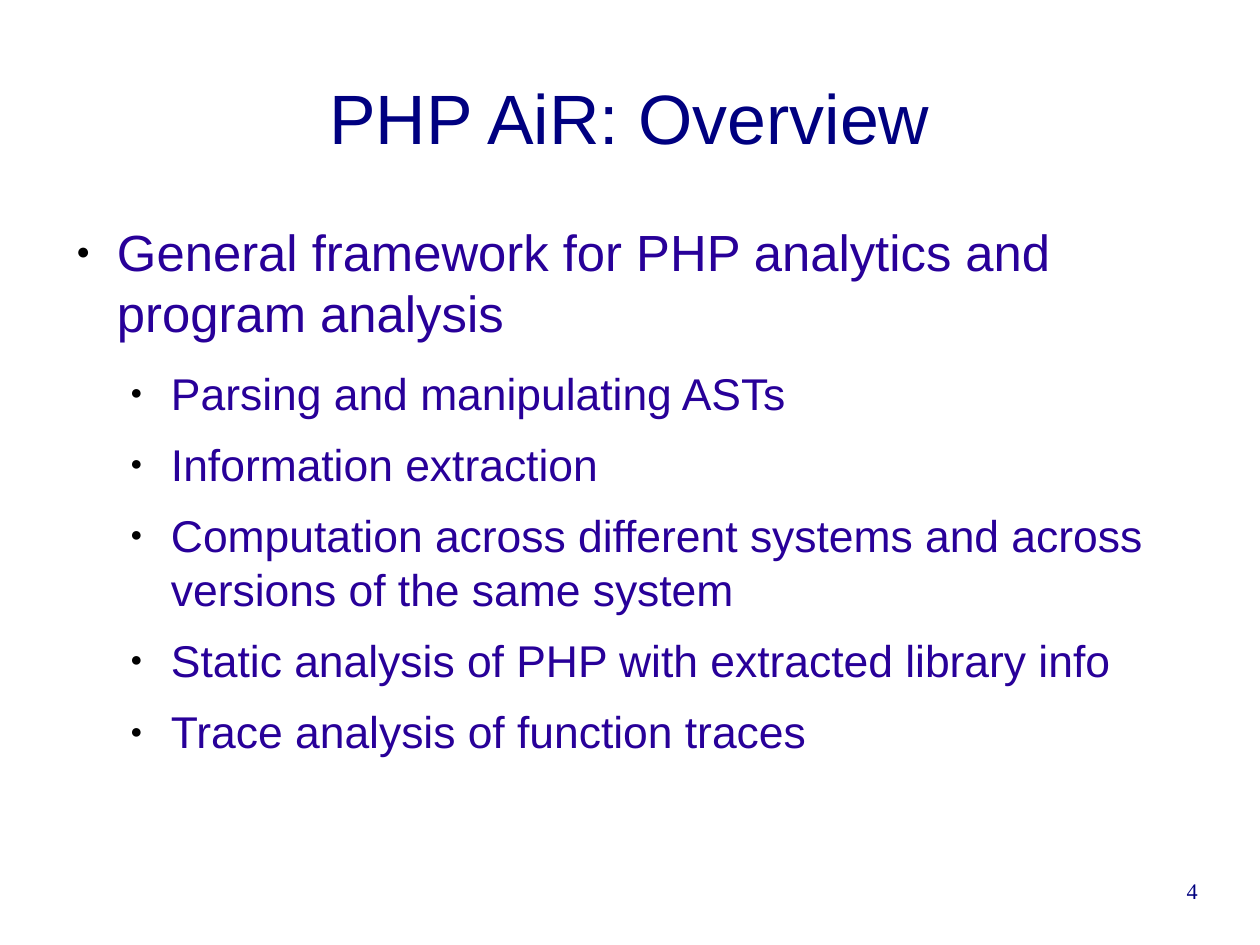
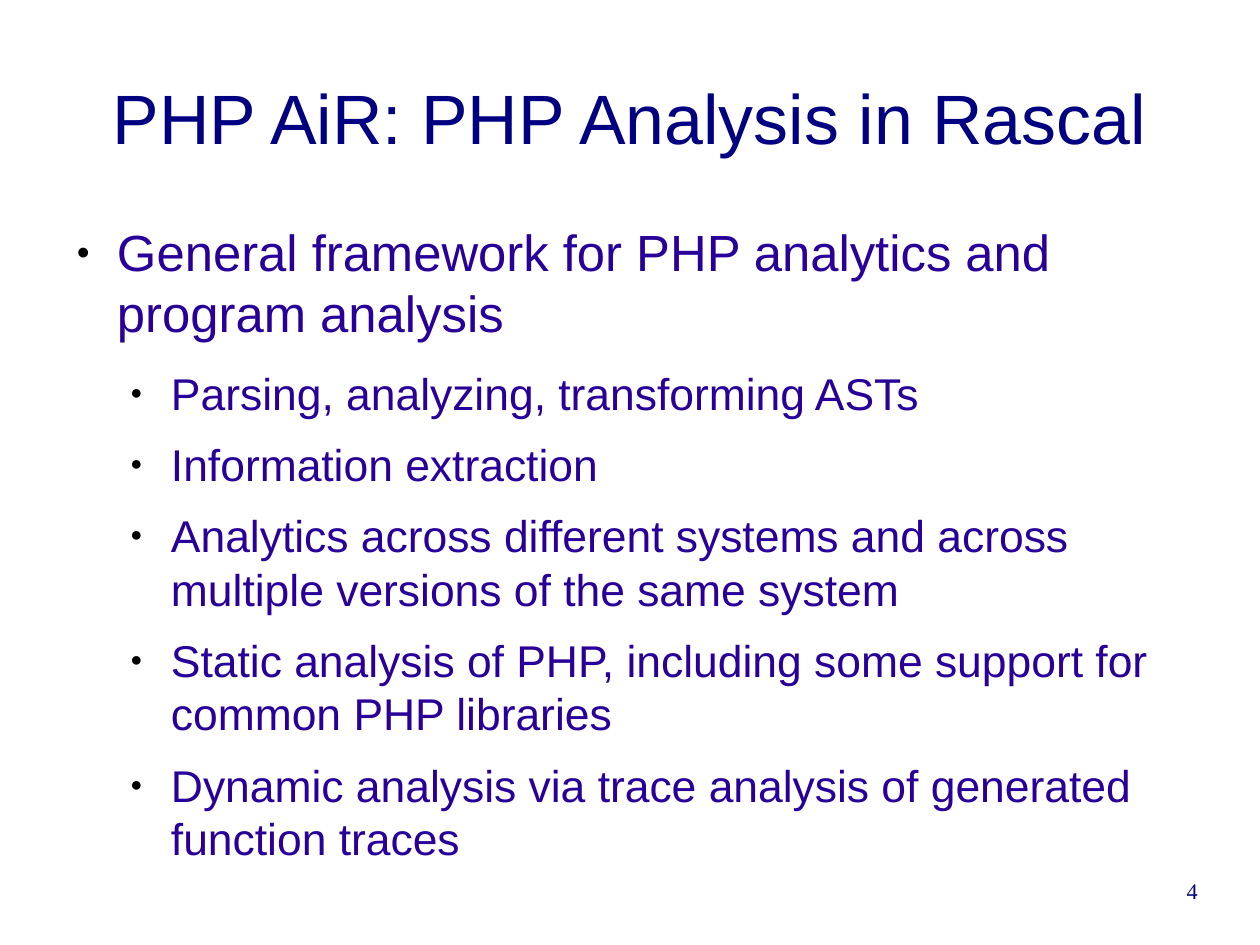
Before and after one commit to cwi-swat/rascal-course-pldi-2015, a slide deck: slide 4 of presentations/PHP-analysis.odp. Drawn at 1260x945 pixels with LibreOffice and Linux fonts; fonts in the diff are those of the drawing; background and template pictures are left out. Boxes give left, top, right and bottom in pixels: in the first picture for what was removed or moved away, otherwise in the second. Text is boxed around its words. In the diff, an @@ line names an element or a change of style, - is before the commit and + after.

```diff
--- a/presentations/PHP-analysis.odp
+++ b/presentations/PHP-analysis.odp
@@ title at [112, 93, 1145, 157]: text changed @@
-PHP AiR: Overview
+PHP AiR: PHP Analysis in Rascal
@@ text at [171, 377, 919, 419]: text changed @@
-  ● Parsing and manipulating ASTs
+  ● Parsing, analyzing, transforming ASTs
@@ text at [171, 519, 1147, 856]: text changed @@
-  ● Computation across different systems and across versions of the same system
-  ● Static analysis of PHP with extracted library info
-  ● Trace analysis of function traces
+  ● Analytics across different systems and across multiple versions of the same system
+  ● Static analysis of PHP, including some support for common PHP libraries
+  ● Dynamic analysis via trace analysis of generated function traces
```
Also in this commit, not shown: 5 other slides changed, 16 slides added, 9 slides removed, 1 other file.
